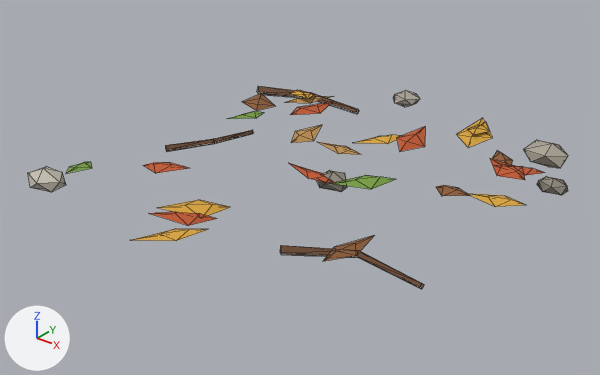
The glTF model web/world/assets/leaf_litter.glb: old version first, new version second.
The view is the same before and after, from a camera (50 mm lens) standing at (0.838, -1.126, 0.638) and looking at (-0.026, -0.047, -0.031). The lights are fixed; the arrows at lower left show +X, +Y and +Z. The picture after the commit comes second. Mesh edges are drawn as thin lines. Vertices at exactly the same position are counted once.

In view in the first picture: 'leaf_litter'.
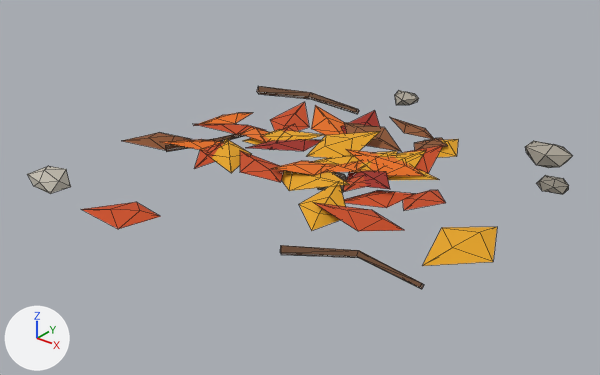
Where the change shows, as pixel boxes (x1, y1, x2, y2) in the pictures (600 x 375 px; the box of a moved part takes in the faces that stretch with it):
'leaf_litter', reshaped: before (28, 86, 568, 289); after (27, 86, 573, 289)
part 1 of me_sx_leaf_litter, moved or reshaped: before (290, 90, 313, 99); after (193, 113, 252, 126)
part 2 of me_sx_leaf_litter, moved or reshaped: before (318, 142, 362, 155); after (327, 161, 362, 172)
part 3 of me_sx_leaf_litter, moved or reshaped: before (66, 162, 92, 173); after (162, 139, 221, 151)
part 4 of me_sx_leaf_litter, moved or reshaped: before (291, 102, 332, 115); after (270, 124, 299, 150)
part 5 of me_sx_leaf_litter, moved or reshaped: before (157, 200, 230, 216); after (194, 142, 224, 169)
part 6 of me_sx_leaf_litter, moved or reshaped: before (397, 127, 425, 151); after (351, 151, 397, 173)
part 7 of me_sx_leaf_litter, moved or reshaped: before (457, 118, 493, 148); after (414, 138, 448, 150)
part 8 of me_sx_leaf_litter, rebuilt (7% wider): before (523, 140, 568, 168); after (525, 141, 573, 168)
part 9 of me_sx_leaf_litter, rebuilt (11% narrower, 11% shorter): before (393, 90, 420, 107); after (395, 90, 419, 105)
part 10 of me_sx_leaf_litter, rebuilt: before (537, 176, 568, 195); after (537, 175, 569, 194)
part 11 of me_sx_leaf_litter, rebuilt: before (316, 170, 347, 192); after (318, 172, 347, 193)
part 12 of me_sx_leaf_litter, rebuilt (15% wider, 7% taller): before (28, 166, 66, 192); after (27, 166, 71, 194)
part 13 of me_sx_leaf_litter, deleted: before (132, 93, 544, 261)
part 14 of me_sx_leaf_litter, built on: before (289, 163, 396, 189); after (123, 102, 497, 266)
part 15 of me_sx_leaf_litter, added (orange): after (81, 202, 161, 229)

Patch to the scene script:
```diff
--- a/web/world/assets/leaf_litter.glb.py
+++ b/web/world/assets/leaf_litter.glb.py
@@ me_sx_leaf_litter @@
-me_sx_leaf_litter.from_pydata(...)  # 240 vertices, 352 faces; spans x -0.388..0.386, y -0.416..0.426, z -0.019..0.033
+me_sx_leaf_litter.from_pydata(...)  # 312 vertices, 448 faces; spans x -0.392..0.4, y -0.403..0.426, z -0.02..0.049
+# me_sx_leaf_litter part 1: the loose piece of 6 vertices spanning x -0.283..-0.203, y 0.203..0.266, z 0.017..0.031 is multiplied about its middle by the matrix ((0.327, 1.225, -0.33), (-1.268, 0.313, -0.096), (-0.011, 0.343, 1.264)), then moved by (-0.054, -0.196, -0.012), in mat_sx_dl_orange (orange #e8701a)
+# me_sx_leaf_litter part 2: the loose piece of 6 vertices spanning x -0.041..0.042, y 0.017..0.06, z 0.02..0.033 is multiplied about its middle by the matrix ((-0.892, 1.042, -0.152), (-1.046, -0.853, 0.29), (0.125, 0.303, 1.341)), then moved by (0.066, -0.057, 0.003), in mat_sx_dl_orange (orange #e8701a)
+# me_sx_leaf_litter part 3: the loose piece of 6 vertices spanning x -0.345..-0.302, y -0.352..-0.274, z 0.013..0.026 is multiplied about its middle by the matrix ((0.895, 1.491, -0.059), (-1.491, 0.896, 0.026), (0.052, 0.037, 1.739)), then moved by (0.086, 0.22, -0.003), in mat_sx_dl_orange (orange #e8701a)
+# me_sx_leaf_litter part 4: the loose piece of 6 vertices spanning x -0.213..-0.145, y 0.121..0.247, z 0.017..0.029 is multiplied about its middle by the matrix ((-0.889, 0.423, -0.174), (-0.417, -0.906, -0.071), (-0.188, 0.009, 0.982)), then moved by (0.063, -0.171, 0.006)
+# me_sx_leaf_litter part 5: the loose piece of 6 vertices spanning x -0.092..-0.015, y -0.335..-0.243, z 0.01..0.021 is multiplied about its middle by the matrix ((0.617, -0.824, 0.023), (0.815, 0.606, -0.17), (0.123, 0.12, 1.016)), then moved by (-0.129, 0.174, 0.0), in mat_sx_dl_rust (orange #c94c1e)
+# me_sx_leaf_litter part 6: the loose piece of 6 vertices spanning x 0.044..0.105, y 0.126..0.232, z 0.01..0.026 is multiplied about its middle by the matrix ((-1.107, -0.278, 0.206), (0.235, -1.111, -0.236), (0.254, -0.183, 1.117)), then moved by (0.016, -0.158, 0.011), in mat_sx_dl_ochre (orange #e6a41c)
+# me_sx_leaf_litter part 7: the loose piece of 6 vertices spanning x 0.116..0.186, y 0.235..0.356, z 0.005..0.022 is multiplied about its middle by the matrix ((-0.962, -0.135, -0.173), (0.142, -0.976, -0.03), (-0.167, -0.054, 0.971)), then moved by (-0.039, -0.125, 0.006), in mat_sx_dl_brown (brown #8d5530)
+# me_sx_leaf_litter part 8: the loose piece of 12 vertices spanning x 0.26..0.338, y 0.261..0.337, z -0.019..0.031 is rebuilt with 12 vertices and now spans x 0.257..0.345, y 0.266..0.333, z -0.02..0.027
+# me_sx_leaf_litter part 9: the loose piece of 12 vertices spanning x -0.115..-0.046, y 0.374..0.426, z -0.015..0.022 is rebuilt with 12 vertices and now spans x -0.108..-0.045, y 0.372..0.426, z -0.013..0.021
+# me_sx_leaf_litter part 10: the loose piece of 12 vertices spanning x 0.331..0.386, y 0.157..0.204, z -0.01..0.018 is rebuilt with 12 vertices and now spans x 0.331..0.388, y 0.161..0.205, z -0.011..0.018
+# me_sx_leaf_litter part 11: the loose piece of 12 vertices spanning x 0.02..0.081, y -0.077..-0.025, z -0.013..0.022 is rebuilt with 12 vertices and now spans x 0.02..0.081, y -0.078..-0.024, z -0.012..0.024
+# me_sx_leaf_litter part 12: the loose piece of 12 vertices spanning x -0.388..-0.307, y -0.391..-0.329, z -0.017..0.028 is rebuilt with 12 vertices and now spans x -0.392..-0.314, y -0.385..-0.327, z -0.018..0.024
+# me_sx_leaf_litter part 13: 15 loose pieces with 90 vertices, spanning x -0.345..0.366, y -0.416..0.352, z 0.004..0.031, are deleted
+# me_sx_leaf_litter part 14: 12 vertices removed from x -0.031..0.142, y -0.092..0.015, z 0.007..0.027; 168 vertices added at x -0.354..0.4, y -0.224..0.266, z 0.005..0.049
+# me_sx_leaf_litter part 15: 6 vertices added at x -0.2..-0.08, y -0.403..-0.329, z 0.004..0.018
 me_sx_leaf_litter.materials.append(mat_sx_dl_ochre)
@@ me_sx_leaf_litter @@
 me_sx_leaf_litter.materials.append(mat_sx_dl_brown)
-me_sx_leaf_litter.materials.append(mat_sx_dl_tan)  # orange #bf9152
-me_sx_leaf_litter.materials.append(mat_sx_dl_leaf_green)  # green #7aa043
 me_sx_leaf_litter.materials.append(mat_sx_dl_twig)
@@ me_sx_leaf_litter @@
 me_sx_leaf_litter.materials.append(mat_sx_dl_pebble_lt)
+me_sx_leaf_litter.materials.append(mat_sx_dl_orange)  # orange #e8701a
+me_sx_leaf_litter.materials.append(mat_sx_dl_red)  # red #a02c1f
```
